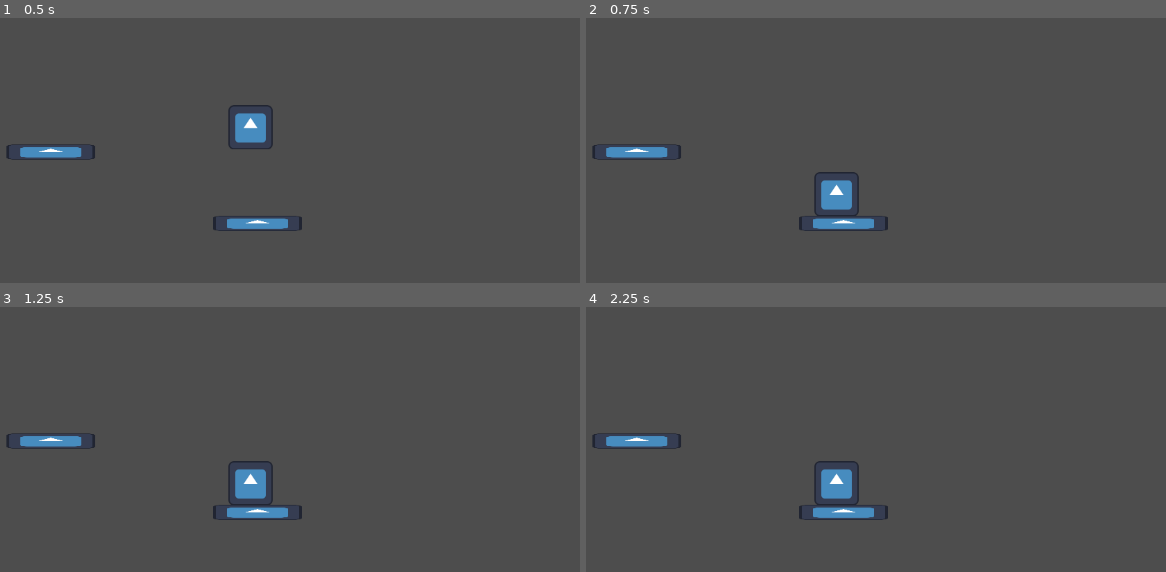
Above: before the commit, frames 1-4 (two rows, left to right).
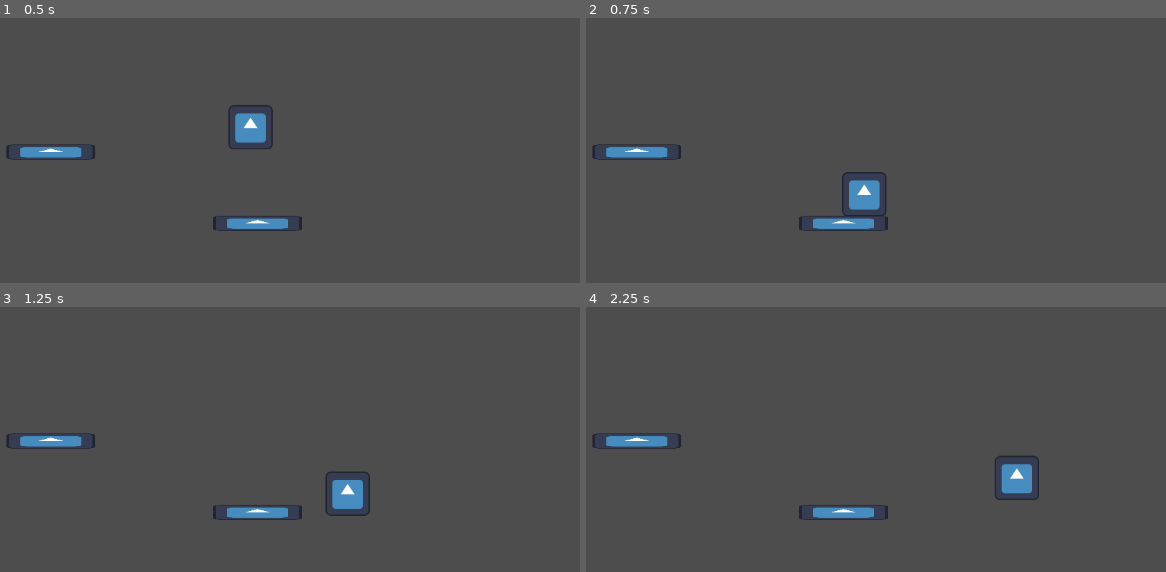
Above: after the commit, the same moments.

Repository: Joeisjack/hackUMBCGame
Game: Godot game, scene res://Scenes/game.tscn
Same seed, same stepped clock (60 frames per second), same inputs: the game is played once before the commit and once after it. Before the commit the project has no main scene; this scene is started directly in both runs. The engine's default icon, where the game draws it, is replaced by a stand-in: a white triangle on a blue panel in a dark square.
Inputs:
- Up to frame 1 (0.5 s): no input
- Up to frame 2 (0.75 s): hold D (Right, bound only after the commit) from 0.53 s (still down); hold W (Up, bound only after the commit) from 0.53 s (still down)
- Up to frame 3 (1.25 s): keep holding D (Right, bound only after the commit); keep holding W (Up, bound only after the commit)
- Up to frame 4 (2.25 s): release W (Up, bound only after the commit) at 1.28 s; tap W (Up, bound only after the commit) at 1.35, 1.52, 1.82 s; release D (Right, bound only after the commit) at 2.03 s; hold A (Left, bound only after the commit) from 2.03 s (still down); hold W (Up, bound only after the commit) from 2.03 s (still down)

Frame 1 is identical in both runs. In frame 2, 1.3% of the frame differs, in the area x 39-52%, y 58-75%; in frame 3, 1.5%; in frame 4, 1.6%, in the area x 39-79%, y 56-75%.

Commit message:
Var Jump

Diff:
--- a/backtoearth/prefabs/player.gd
+++ b/backtoearth/prefabs/player.gd
@@ -1,33 +1,60 @@
 extends CharacterBody2D
 
 
-const SPEED = 300.0
-const JUMP_VELOCITY = -400
-const COYOTE_TIME = 0.08
+const SPEED = 200.0
+const JUMP_VELOCITY = -200
+const COYOTE_TIME = .08
 
 var ableToJump = false
 
+var isJumping = false
+
+var cTimer
+var jumpTimer
+
+func _on_ready() -> void:
+	cTimer = $CoyoteTimer
+	jumpTimer = $VarJumpTimer
+
+
 func _physics_process(delta: float) -> void:
-	# Coyote Time
-	print($Timer.time_left)
-	if is_on_floor():
-		$Timer.stop()
-	elif $Timer.is_stopped():
-		$Timer.start()
+	## Coyote Time
+	#if is_on_floor():
+		#cTimer.stop()
+	#elif cTimer.is_stopped():
+		#cTimer.start()
+	#
+	#if cTimer.is_stopped() or cTimer.time_left > cTimer.wait_time - COYOTE_TIME:
+		## if timer is running
+		#ableToJump = true
+	#else:
+		#ableToJump = false
 
-	if $Timer.is_stopped() or $Timer.time_left > $Timer.wait_time - COYOTE_TIME:
-		# if timer is running
-		ableToJump = true
-	else:
-		ableToJump = false
+	ableToJump = true
 
 	# Add the gravity.
 	if not is_on_floor():
 		velocity += get_gravity() * delta
 
+	print(jumpTimer.time_left)
 	# Handle jump.
-	if Input.get_axis("Up", "Down") and ableToJump:
-		velocity.y = JUMP_VELOCITY
+	if Input.is_action_just_pressed("Up") and ableToJump:
+		if is_on_floor():
+			jumpTimer.start()
+			jumpTimer.paused = false
+		else:
+			jumpTimer.paused = false
+
+		isJumping = true
+
+	if Input.is_action_pressed("Up") and isJumping:
+		if not jumpTimer.is_stopped():
+			velocity.y = JUMP_VELOCITY
+		else:
+			isJumping = false
+	if Input.is_action_just_released("Up"):
+		isJumping = false
+		jumpTimer.paused = true
 
 	# Get the input direction and handle the movement/deceleration.
 	# As good practice, you should replace UI actions with custom gameplay actions.
@@ -39,6 +66,9 @@
 
 	move_and_slide()
 
+func _on_coyote_timer_timeout() -> void:
+	cTimer.stop()
 
-func _on_timer_timeout() -> void:
-	$Timer.stop()
+func _on_var_jump_timer_timeout() -> void:
+	jumpTimer.stop()
+	isJumping = false
--- a/backtoearth/prefabs/player.tscn
+++ b/backtoearth/prefabs/player.tscn
@@ -27,7 +27,12 @@
 [node name="CollisionShape2D" type="CollisionShape2D" parent="."]
 shape = SubResource("RectangleShape2D_o6vrq")
 
-[node name="Timer" type="Timer" parent="."]
-wait_time = 10.0
+[node name="CoyoteTimer" type="Timer" parent="."]
+wait_time = 60.0
 
-[connection signal="timeout" from="Timer" to="." method="_on_timer_timeout"]
+[node name="VarJumpTimer" type="Timer" parent="."]
+wait_time = 0.5
+
+[connection signal="ready" from="." to="." method="_on_ready"]
+[connection signal="timeout" from="CoyoteTimer" to="." method="_on_coyote_timer_timeout"]
+[connection signal="timeout" from="VarJumpTimer" to="." method="_on_var_jump_timer_timeout"]
--- a/backtoearth/project.godot
+++ b/backtoearth/project.godot
@@ -11,6 +11,44 @@
 [application]
 
 config/name="BackToEarth"
+run/main_scene="res://Scenes/game.tscn"
 config/features=PackedStringArray("4.3", "Forward Plus")
 run/max_fps=60
 config/icon="res://icon.svg"
+
+[input]
+
+Up={
+"deadzone": 0.5,
+"events": [Object(InputEventKey,"resource_local_to_scene":false,"resource_name":"","device":-1,"window_id":0,"alt_pressed":false,"shift_pressed":false,"ctrl_pressed":false,"meta_pressed":false,"pressed":false,"keycode":0,"physical_keycode":87,"key_label":0,"unicode":119,"location":0,"echo":false,"script":null)
+, Object(InputEventKey,"resource_local_to_scene":false,"resource_name":"","device":-1,"window_id":0,"alt_pressed":false,"shift_pressed":false,"ctrl_pressed":false,"meta_pressed":false,"pressed":false,"keycode":0,"physical_keycode":4194320,"key_label":0,"unicode":0,"location":0,"echo":false,"script":null)
+, Object(InputEventKey,"resource_local_to_scene":false,"resource_name":"","device":-1,"window_id":0,"alt_pressed":false,"shift_pressed":false,"ctrl_pressed":false,"meta_pressed":false,"pressed":false,"keycode":0,"physical_keycode":32,"key_label":0,"unicode":32,"location":0,"echo":false,"script":null)
+, Object(InputEventJoypadMotion,"resource_local_to_scene":false,"resource_name":"","device":-1,"axis":1,"axis_value":-1.0,"script":null)
+, Object(InputEventJoypadButton,"resource_local_to_scene":false,"resource_name":"","device":-1,"button_index":0,"pressure":0.0,"pressed":true,"script":null)
+, Object(InputEventJoypadButton,"resource_local_to_scene":false,"resource_name":"","device":-1,"button_index":11,"pressure":0.0,"pressed":true,"script":null)
+]
+}
+Down={
+"deadzone": 0.5,
+"events": [Object(InputEventKey,"resource_local_to_scene":false,"resource_name":"","device":-1,"window_id":0,"alt_pressed":false,"shift_pressed":false,"ctrl_pressed":false,"meta_pressed":false,"pressed":false,"keycode":0,"physical_keycode":83,"key_label":0,"unicode":115,"location":0,"echo":false,"script":null)
+, Object(InputEventKey,"resource_local_to_scene":false,"resource_name":"","device":-1,"window_id":0,"alt_pressed":false,"shift_pressed":false,"ctrl_pressed":false,"meta_pressed":false,"pressed":false,"keycode":0,"physical_keycode":4194322,"key_label":0,"unicode":0,"location":0,"echo":false,"script":null)
+, Object(InputEventJoypadMotion,"resource_local_to_scene":false,"resource_name":"","device":-1,"axis":1,"axis_value":1.0,"script":null)
+, Object(InputEventJoypadButton,"resource_local_to_scene":false,"resource_name":"","device":-1,"button_index":12,"pressure":0.0,"pressed":true,"script":null)
+]
+}
+Right={
+"deadzone": 0.5,
+"events": [Object(InputEventKey,"resource_local_to_scene":false,"resource_name":"","device":-1,"window_id":0,"alt_pressed":false,"shift_pressed":false,"ctrl_pressed":false,"meta_pressed":false,"pressed":false,"keycode":0,"physical_keycode":68,"key_label":0,"unicode":100,"location":0,"echo":false,"script":null)
+, Object(InputEventKey,"resource_local_to_scene":false,"resource_name":"","device":-1,"window_id":0,"alt_pressed":false,"shift_pressed":false,"ctrl_pressed":false,"meta_pressed":false,"pressed":false,"keycode":0,"physical_keycode":4194321,"key_label":0,"unicode":0,"location":0,"echo":false,"script":null)
+, Object(InputEventJoypadMotion,"resource_local_to_scene":false,"resource_name":"","device":-1,"axis":0,"axis_value":1.0,"script":null)
+, Object(InputEventJoypadButton,"resource_local_to_scene":false,"resource_name":"","device":-1,"button_index":14,"pressure":0.0,"pressed":true,"script":null)
+]
+}
+Left={
+"deadzone": 0.5,
+"events": [Object(InputEventKey,"resource_local_to_scene":false,"resource_name":"","device":-1,"window_id":0,"alt_pressed":false,"shift_pressed":false,"ctrl_pressed":false,"meta_pressed":false,"pressed":false,"keycode":0,"physical_keycode":65,"key_label":0,"unicode":97,"location":0,"echo":false,"script":null)
+, Object(InputEventKey,"resource_local_to_scene":false,"resource_name":"","device":-1,"window_id":0,"alt_pressed":false,"shift_pressed":false,"ctrl_pressed":false,"meta_pressed":false,"pressed":false,"keycode":0,"physical_keycode":4194319,"key_label":0,"unicode":0,"location":0,"echo":false,"script":null)
+, Object(InputEventJoypadMotion,"resource_local_to_scene":false,"resource_name":"","device":-1,"axis":0,"axis_value":-1.0,"script":null)
+, Object(InputEventJoypadButton,"resource_local_to_scene":false,"resource_name":"","device":-1,"button_index":13,"pressure":0.0,"pressed":true,"script":null)
+]
+}
Not shown, added: backtoearth/level design concepts/level 1.1.png.import
Not shown, added: backtoearth/level design concepts/tutorial level 2.1.png.import
Not shown, added: backtoearth/level design concepts/tutorial level 3.1.png.import
